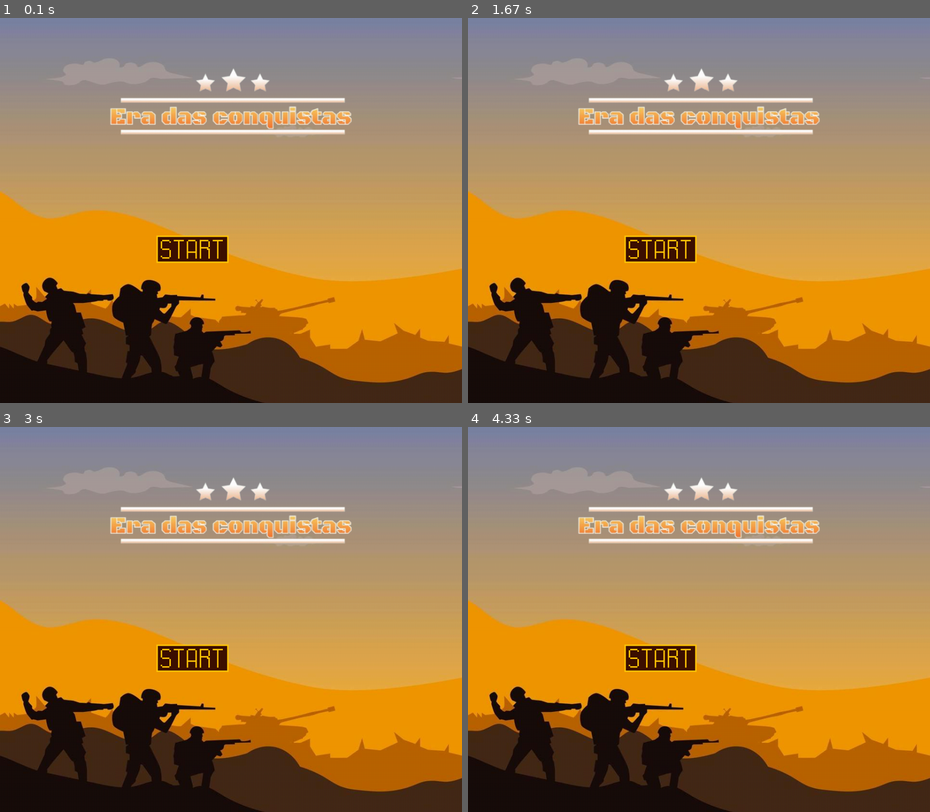
Above: before the commit, frames 1-4 (two rows, left to right).
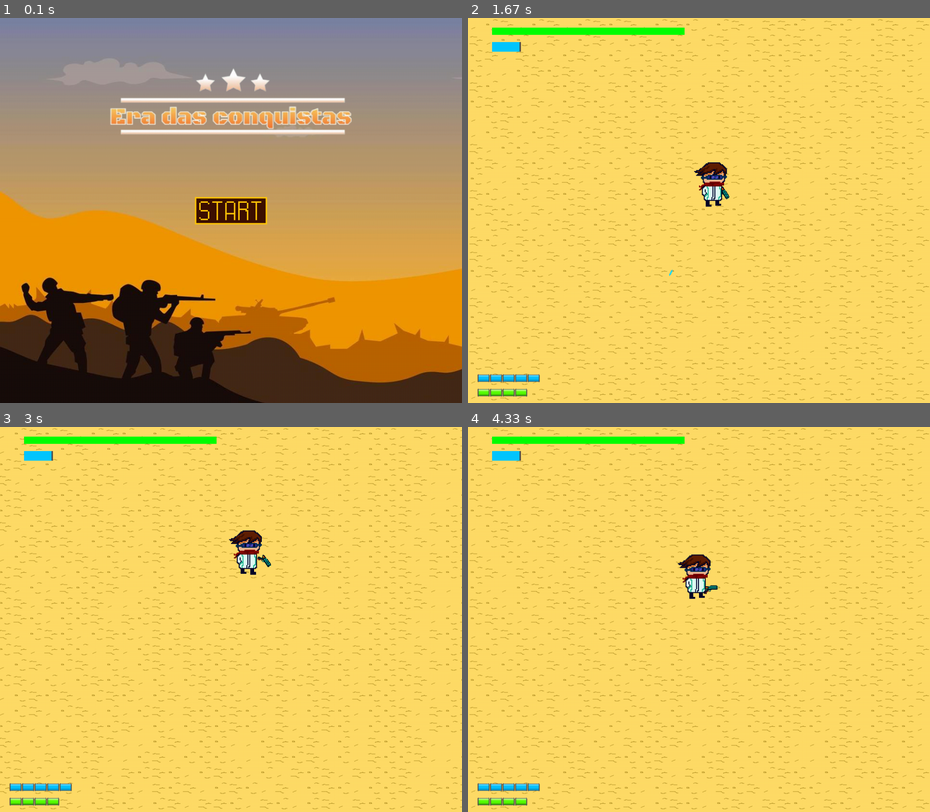
Above: after the commit, the same moments.

Repository: Antoine-Vitrian/Pygame_Project
Game: pygame game, started from game.py
The game is run twice, just before and just after one commit, with the same random seed, the same clock (stepped at 60 frames per second) and the same inputs.
Inputs (mouse positions are in pixels of both pictures, inside the frame that each line leads up to):
- Up to frame 1 (0.1 s): no input
- Up to frame 2 (1.67 s): press the mouse at (699, 210) at 0.37 s; move the mouse to (643, 210) at 0.47 s; release the mouse at (588, 214) at 0.6 s; hold E 0.67-1.13 s; hold D 0.67-1.13 s; move the mouse to (745, 295) at 0.7 s; press the mouse at (699, 210) at 1.2 s; move the mouse to (782, 279) at 1.3 s; release the mouse at (869, 345) at 1.43 s; hold D from 1.5 s (still down); move the mouse to (754, 245) at 1.53 s; tap E at 1.65 s
- Up to frame 3 (3 s): release D at 1.97 s; hold W 2-2.3 s; move the mouse to (120, 542) at 2.03 s; hold D 2.33-2.8 s; move the mouse to (235, 661) at 2.37 s; hold A from 2.83 s (still down); move the mouse to (406, 765) at 2.87 s; tap E at 2.98 s
- Up to frame 4 (4.33 s): release A at 3.37 s; hold S 3.4-3.7 s; move the mouse to (625, 492) at 3.43 s; hold A 3.73-4.13 s; move the mouse to (860, 719) at 3.77 s; hold W from 4.17 s (still down); move the mouse to (865, 588) at 4.2 s; tap E at 4.32 s

The runs differ from the first frame. In frame 1, 2.2% of the frame differs, in the area x 33-58%, y 46-64%; in frame 2, 100%; in frame 3, 100%; in frame 4, 100%, in the area x 0-100%, y 0-100%.

Commit message:
Itens e armas spawnam aleatóriamente no mapa agora

Diff:
--- a/enemies.py
+++ b/enemies.py
@@ -57,7 +57,7 @@
         self.dist = (dist_x ** 2 + dist_y ** 2) ** 0.5
 
         # Área de agressão
-        if self.dist < 500:
+        if self.dist < 600:
             self.action = 'pursuing'
         else:
             self.action = 'idle'
@@ -95,7 +95,6 @@
             else:
                 self.speed_x += self.acc * cos
                 self.speed_y += self.acc * sin
-            print(self.dist)
 
         # desacelera o inimigo
         if self.speed_x > 0.01 or self.speed_x < -0.01:
--- a/game.py
+++ b/game.py
@@ -34,43 +34,66 @@
 
 # Botões
 start_btn_img = pygame.image.load('Img/btns/start_btn.png')
-start_btn = Button(SCREEN_HEIGHT//2, SCREEN_WIDTH//2, start_btn_img, 3)
+start_btn = Button(SCREEN_WIDTH//2, SCREEN_HEIGHT//2, start_btn_img, 3)
 start_btn.rect.x -= start_btn.rect.width//2
 start_btn.rect.y -= start_btn.rect.height//2
 
 # Jogador
-player = Player(300, 300, 1, 'Img/characters/main_character.png', 2, animation_cooldown, [8, 4], 34, 46,)
+PLAYER_MAX_HP = 200
+PLAYER_INITIAL_X = 300
+PLAYER_INITIAL_Y = 300
+INITIAL_AMMO = (5, 4)
+
+player = Player(PLAYER_INITIAL_X, PLAYER_INITIAL_Y, PLAYER_MAX_HP, 'Img/characters/main_character.png', 2, animation_cooldown, [8, 4], 34, 46,)
+
+player.rect.clamp_ip(camera)
 
 # Armas
 gun = Gun(500, 450, 50, 'Img/Armas/arma_RW4.png', 12, 80, 8, True)
+init_pistol = Gun(PLAYER_INITIAL_X + 50, PLAYER_INITIAL_Y + 50, 20, 'Img/Armas/pistol.png', 7, 60, 10, False)
 pistol = Gun(500, 700, 20, 'Img/Armas/pistol.png', 7, 60, 10, False)
 laser_gun = Laser_gun(300, 300, 200, 'Img/Armas/laser_gun.png', 1)
 bazooka = Bazooka(100, 100, 10, 'Img/Armas/bazuca_FW1000.png', 100, animation_cooldown, 'Img/other/bazooka_spritesheet.png', 32, 32)
 
+guns_limit = 5
+gun_spawn_cooldown = 13000
+last_gun_spawn = pygame.time.get_ticks()
+gun_spawn_chance = 0
+
+game_guns = [gun, laser_gun, bazooka]
+
 # inimigos
 enemy_limit = 10
+spawn_cooldown = 3500 # em ms
+last_spawned_enemy = pygame.time.get_ticks()
+enemy_spawn_chance = 0
+
+
+# Munições
+items_limit = 8
+item_spawn_cooldown = 10000
+last_item_spawn = pygame.time.get_ticks()
+item_spawn_chance = 0
+
+
+loaded_guns = []
+loaded_items = []
 loaded_enemies = []
-spawn_cooldown = 1000 # em ms
-last_spawned_enemy = pygame.time.get_ticks()
-spawn_chance = 0
-
-
-# Munições
-ammo_pack = AmmoPack(500, 200, 'gun', 0.7)
-bazooka_pack = AmmoPack(500, 300, 'bazooka', 0.7)
-
-loaded_guns = [gun, pistol, laser_gun, bazooka]
-loaded_items = [ammo_pack, bazooka_pack]
 
 # Telas
 
 def main_menu():
+    global loaded_enemies
+    global loaded_guns
+    global loaded_items
+
     menu = True
     while menu:
         screen.blit(fundo_menu,(0, 0))
         screen.blit(menu_logo, (SCREEN_WIDTH// 2 - menu_logo.get_width()//2, 100))
 
         if start_btn.draw(screen):
+            reset(player)
             game()
 
         for event in pygame.event.get():
@@ -99,17 +122,89 @@
 
 # Funções para o jogo
 
-def item_handler(items):
+def reset(player):
+    global loaded_enemies
+    global loaded_guns
+    global loaded_items
+
+    loaded_enemies = []
+    loaded_guns = [init_pistol]
+    loaded_items = []
+
+    # Reseta a arma inicial
+    pistol = loaded_guns[0]
+    pistol.rect.topleft = (PLAYER_INITIAL_X + 50, PLAYER_INITIAL_Y + 50)
+    pistol.equiped = False
+    pistol.curr_ammo = pistol.ammo
+    pistol.blts = []
+
+    # Reseta o jogador
+    player.equiped = False
+    player.life = PLAYER_MAX_HP
+    player.rect.topleft = (PLAYER_INITIAL_X, PLAYER_INITIAL_Y)
+    player.ammo_pack = INITIAL_AMMO[0]
+    player.bazooka_ammo_pack = INITIAL_AMMO[1]
+
+def item_handler(items, guns):
+    current_time = pygame.time.get_ticks()
+    # Items
+    global last_item_spawn
+    global item_spawn_chance
+
+    item_x = randrange(75, len(map.tiles[0]) * map.tile_size) - 50
+    item_y = randrange(75, len(map.tiles) * map.tile_size) - 50
+
+    if current_time - last_item_spawn >= item_spawn_cooldown:
+        item_spawn_chance += randint(0, 5)
+        last_item_spawn = current_time
+        if item_spawn_chance >= 5 and len(items) < items_limit:
+            rnd_item = randint(0, 2)
+            if rnd_item in [0, 1]:
+                ammo_pack = AmmoPack(item_x, item_y, 'gun', 0.7)
+                items.append(ammo_pack)
+            elif rnd_item == 2:
+                bazooka_pack = AmmoPack(item_x, item_y, 'bazooka', 0.7)
+                items.append(bazooka_pack)
+            item_spawn_chance = 0
+            print('item spawned', len(items))
+
     for item in items:
         if item.droped == True:
             item.update(screen, player)
         else:
             loaded_items.remove(item)
 
+    # Armas
+    global last_gun_spawn
+    global gun_spawn_chance
+    global game_guns
+
+    gun_x = randrange(75, len(map.tiles[0]) * map.tile_size) - 50
+    gun_y = randrange(75, len(map.tiles) * map.tile_size) - 50
+
+    if current_time - last_gun_spawn >= gun_spawn_cooldown and len(game_guns):
+        gun_spawn_chance += randint(0, 5)
+        last_gun_spawn = current_time
+        if gun_spawn_chance >= 5 and len(guns) < guns_limit:
+            rnd_gun = randint(0, len(game_guns) - 1)
+
+            loaded_guns.append(game_guns.pop(rnd_gun))
+            loaded_guns[len(loaded_guns) - 1].rect.topleft = (gun_x, gun_y)
+            print(loaded_guns)
+
+            print('gun spawned')
+
+    for gun in guns:
+        gun.update(player, screen)
+        if gun.equiped:
+            gun.draw_ammo(screen)
+        else:
+            gun.check_equip(player)
+
 def enemies_handler(enemies, screen, player):
     current_time = pygame.time.get_ticks()
     global last_spawned_enemy
-    global spawn_chance
+    global enemy_spawn_chance
 
     enemy_spawn_x = randrange(len(map.tiles[0] * map.tile_size))
     enemy_spawn_y = randrange(len(map.tiles * map.tile_size))
@@ -120,13 +215,13 @@
     while enemy_spawn_y >= camera.y and enemy_spawn_y <= camera.y + camera.height:
         enemy_spawn_y = randrange(len(map.tiles * map.tile_size))
 
-    if current_time - last_spawned_enemy >= spawn_cooldown:
-        spawn_chance += randint(0, 5)
+    if current_time - last_spawned_enemy >= spawn_cooldown: # aleatóriamente adiciona chance de spawnar um inimigo
+        enemy_spawn_chance += randint(0, 5)
         last_spawned_enemy = current_time
-        if spawn_chance >= 5 and len(enemies) < enemy_limit:
-            soldier = Enemy(enemy_spawn_x, enemy_spawn_y, '', 80, 60, 0.2)
+        if enemy_spawn_chance >= 5 and len(enemies) < enemy_limit:
+            soldier = Enemy(enemy_spawn_x, enemy_spawn_y, '', 60, 60, 0.2)
             enemies.append(soldier)
-            spawn_chance = 0
+            enemy_spawn_chance = 0
             print('enemy spawned')
 
     # Lógica para desenhar inimigos na tela e eliminar inimigos mortos
@@ -144,16 +239,24 @@
         # checa tiros dos inimigos
         enemy.gun.check_collision( player)
 
-def update_screen(player, guns, camera):
+def update_screen(player, camera):
     camera.x = max(0, min(player.rect.x - SCREEN_WIDTH // 2, (len(map.tiles[0]) * TILES_SIZE) - SCREEN_WIDTH))
     camera.y = max(0, min(player.rect.y - SCREEN_HEIGHT // 2, (len(map.tiles) * TILES_SIZE) - SCREEN_HEIGHT))
 
     player.update(screen)
 
-    for gun in guns:
-        gun.update(player, screen)
-        if gun.equiped == True:
-            gun.draw_ammo(screen)
+    if player.speed_x > 0 and player.rect.x + player.rect.width >= len(map.tiles[0]) * map.tile_size:
+            player.speed_x = 0
+            player.rect.x = len(map.tiles[0]) * map.tile_size - player.rect.width
+    if player.speed_x < 0 and player.rect.x <= 0:
+            player.speed_x = 0
+            player.rect.x = 0
+    if player.speed_y > 0 and player.rect.y + player.rect.height >= len(map.tiles) * map.tile_size:
+            player.speed_y = 0
+            player.rect.y = len(map.tiles) * map.tile_size - player.rect.height
+    if player.speed_y < 0 and player.rect.y <= 0:
+            player.speed_y = 0
+            player.rect.y = 0
 
 def game():
 
@@ -163,10 +266,10 @@
 
         map.draw(screen) # desenha o mapa (background)
 
-        item_handler(loaded_items)
+        item_handler(loaded_items, loaded_guns)
         enemies_handler(loaded_enemies, screen, player)
 
-        update_screen(player, loaded_guns, camera) # desenha o jogo e os objetos (precisa estar depois do mapa)
+        update_screen(player, camera) # desenha o jogo e os objetos (precisa estar depois do mapa)
 
         # collisions
         check_blt_collisions(player, loaded_enemies)
@@ -182,7 +285,7 @@
             elif event.type == DEQUIP_EVENT:
                 player.dequip()
 
-        if player.life < 0:
+        if player.life <= 0:
             game_over()
             run = False
 
--- a/guns.py
+++ b/guns.py
@@ -42,11 +42,6 @@
         if self.equiped == False:
             screen.blit(self.image, (self.rect.x - camera.x, self.rect.y - camera.y)) # desenha a arma jogada no chão
 
-            if self.rect.colliderect(plr):
-                if keys_pressed[pygame.K_e] and plr.equiped == False: # evento para equipar a arma
-                    self.equiped = True
-                    pygame.event.post(pygame.event.Event(EQUIP_EVENT))
-
         else:
             if keys_pressed[pygame.K_q] and plr.equiped == True: # evento para desequipar a arma
                 self.equiped = False
@@ -80,6 +75,15 @@
         self.handle_bullets(screen)
 
         self.prev_mouse_buttons = mouse_buttons
+
+    def check_equip(self, plr):
+        keys_pressed = pygame.key.get_pressed()
+        if self.equiped == False:
+
+            if self.rect.colliderect(plr):
+                if keys_pressed[pygame.K_e] and plr.equiped == False:
+                    self.equiped = True
+                    pygame.event.post(pygame.event.Event(EQUIP_EVENT))
 
     def get_angle(self, target, enemy=False):
         pos_x, pos_y = target
@@ -230,11 +234,6 @@
         if self.equiped == False:
             screen.blit(self.image, (self.rect.x - camera.x, self.rect.y - camera.y))
 
-            if self.rect.colliderect(plr):
-                if keys_pressed[pygame.K_e] and plr.equiped == False:
-                    self.equiped = True
-                    pygame.event.post(pygame.event.Event(EQUIP_EVENT))
-
         # arma equipada
         else:
             if keys_pressed[pygame.K_q] and plr.equiped == True:
@@ -270,6 +269,15 @@
             self.overheat_timer -= 1
             self.laser = {}
 
+    def check_equip(self, plr):
+        keys_pressed = pygame.key.get_pressed()
+        if self.equiped == False:
+
+            if self.rect.colliderect(plr):
+                if keys_pressed[pygame.K_e] and plr.equiped == False:
+                    self.equiped = True
+                    pygame.event.post(pygame.event.Event(EQUIP_EVENT))
+
     def get_angle(self):
         # calcula o ângulo da arma (com pygame.Vector2)
         mouse_pos = pygame.Vector2(pygame.mouse.get_pos())  # Get raw mouse position
@@ -398,11 +406,6 @@
         if self.equiped == False:
             screen.blit(self.image, (self.rect.x - camera.x, self.rect.y - camera.y)) # desenha a arma jogada no chão
 
-            if self.rect.colliderect(plr):
-                if keys_pressed[pygame.K_e] and plr.equiped == False: # evento para equipar a arma
-                    self.equiped = True
-                    pygame.event.post(pygame.event.Event(EQUIP_EVENT))
-
         else:
             if keys_pressed[pygame.K_q] and plr.equiped == True: # evento para desequipar a arma
                 self.equiped = False
@@ -437,6 +440,15 @@
         self.handle_bullets(screen, current_time)
 
         self.prev_mouse_buttons = mouse_buttons
+
+    def check_equip(self, plr):
+        keys_pressed = pygame.key.get_pressed()
+        if self.equiped == False:
+
+            if self.rect.colliderect(plr):
+                if keys_pressed[pygame.K_e] and plr.equiped == False:
+                    self.equiped = True
+                    pygame.event.post(pygame.event.Event(EQUIP_EVENT))
 
     #-----------------munição e balas-------------------------------
     def shoot(self, mouse_x, mouse_y):
